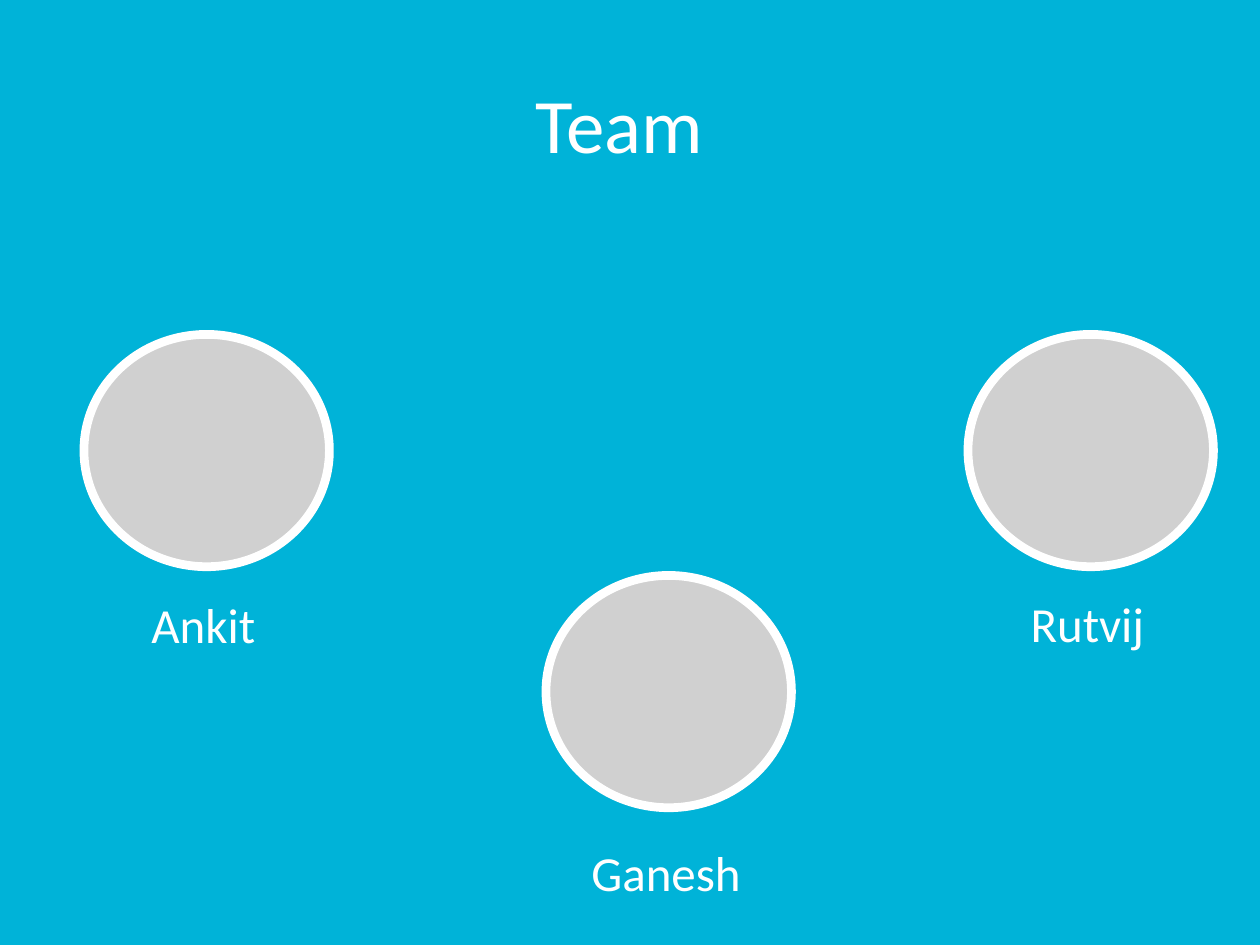
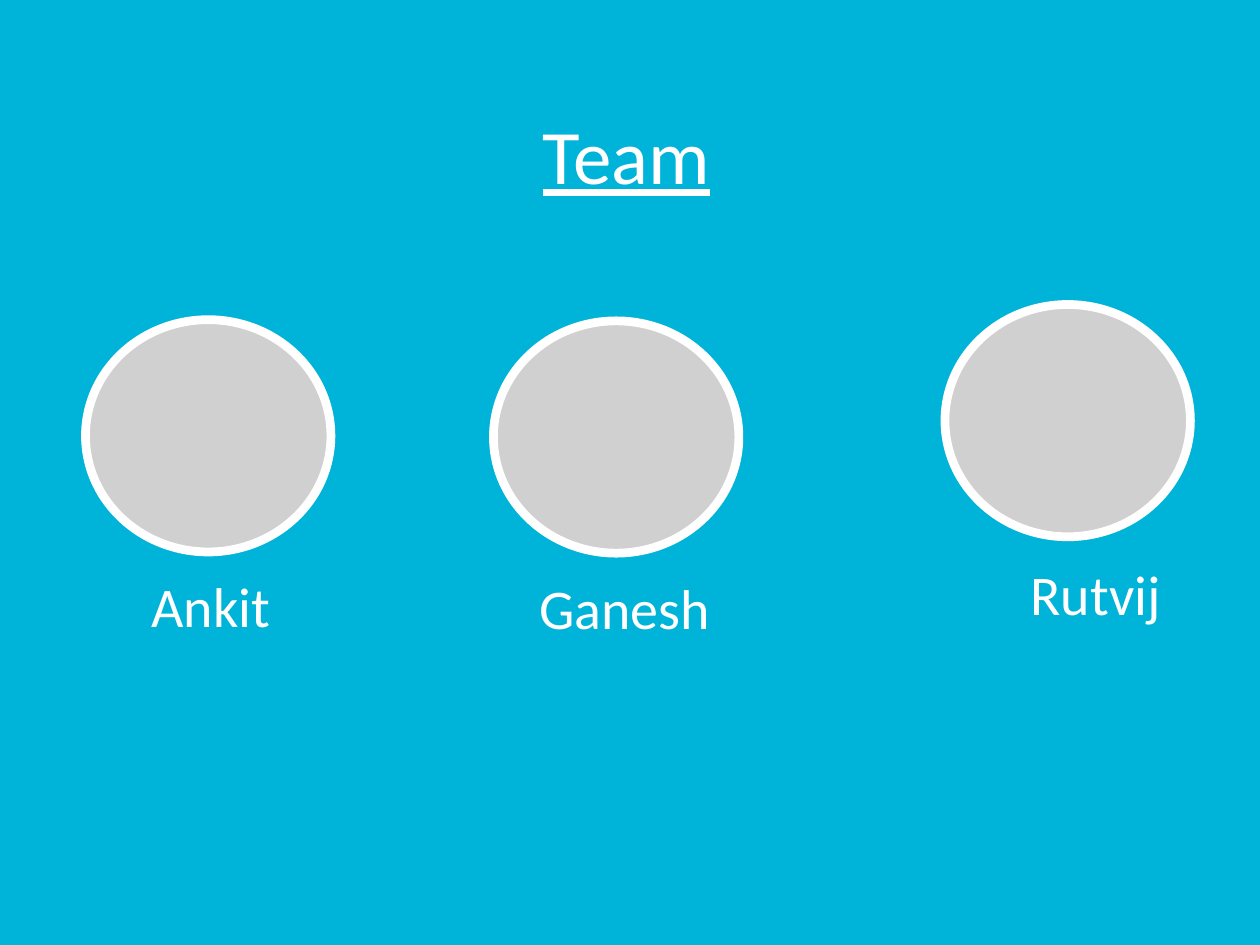
Before and after one commit to rutvijkumarshah/WatsiAndroidApp, a slide deck: slide 2 of docs/groupProject.pptx. Drawn at 1260x945 pixels with LibreOffice and Linux fonts; fonts in the diff are those of the drawing; grey boxes stand for pictures. Boxes give left, top, right and bottom in pixels: in the first picture for what was removed or moved away, otherwise in the second. Text is boxed around its words. In the diff, an @@ line names an element or a change of style, - is before the commit and + after.

Commit message:
updated presentation

```diff
--- a/docs/groupProject.pptx
+++ b/docs/groupProject.pptx
@@ title "Team": place and size @@
-title "Team" at (536, 103, 703, 154)
+title "Team" at (543, 134, 710, 196)
@@ title "Team" at (543, 134, 710, 196): underline on @@
@@ picture: place and size @@
-picture at (84, 334, 330, 566)
+picture at (86, 320, 331, 552)
@@ picture: place and size @@
-picture at (546, 576, 791, 808)
+picture at (494, 321, 740, 553)
@@ picture: place and size @@
-picture at (968, 334, 1213, 566)
+picture at (945, 305, 1191, 537)
@@ text "Ankit": place and size @@
-text "Ankit" at (151, 609, 255, 644)
+text "Ankit" at (151, 588, 270, 628)
@@ size 28 to 32 pt in 3 elements at (151, 588, 270, 628), (1031, 576, 1161, 625), (539, 590, 710, 630) @@
@@ text "Ganesh": place and size @@
-text "Ganesh" at (591, 857, 740, 892)
+text "Ganesh" at (539, 590, 710, 630)
@@ text "Rutvij": place and size @@
-text "Rutvij" at (1031, 608, 1145, 651)
+text "Rutvij" at (1031, 576, 1161, 625)
```
Also in this commit, not shown: 2 other slides changed, 6 slides added, 4 slides removed.
